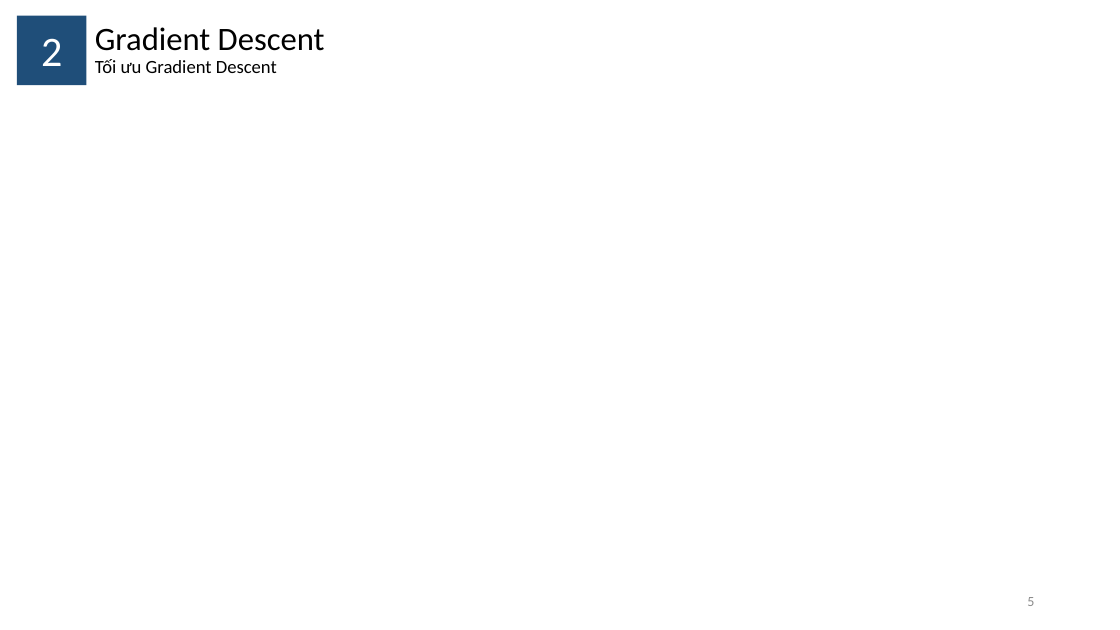
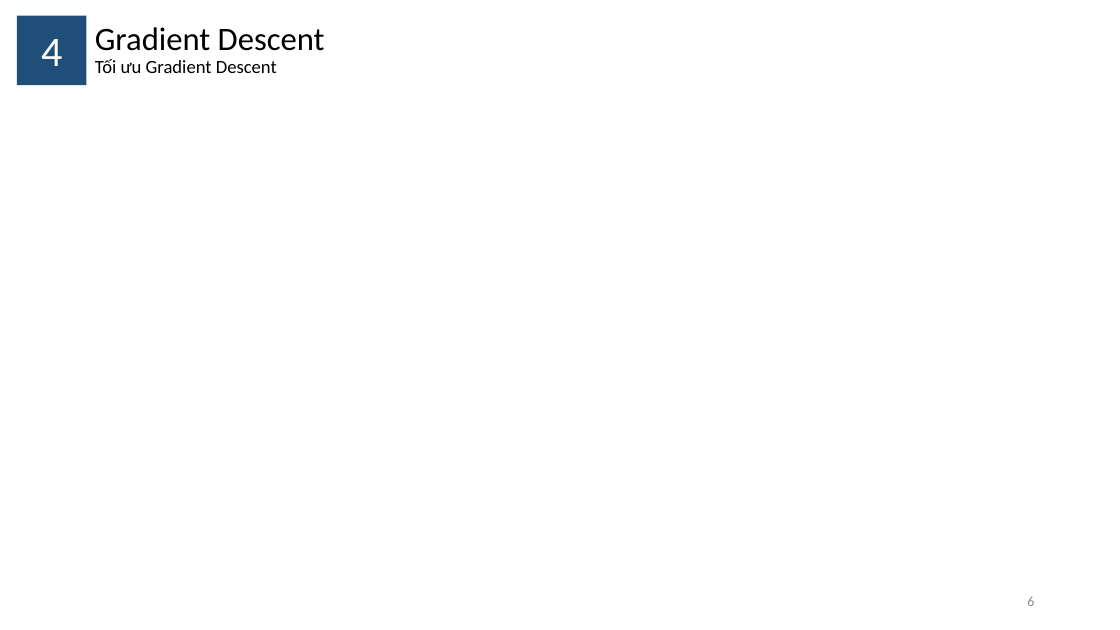
Before and after one commit to thinhngo2106/ML-code, a slide deck: slide 6 of Gradient Descent/Gradient Descent.pptx (slide 5 before the commit). Drawn at 1120x630 pixels with LibreOffice and Linux fonts; fonts in the diff are those of the drawing. Boxes give left, top, right and bottom in pixels: in the first picture for what was removed or moved away, otherwise in the second. Text is boxed around its words. In the diff, an @@ line names an element or a change of style, - is before the commit and + after.

Commit message:
update slide GD

```diff
--- a/Gradient Descent/Gradient Descent.pptx
+++ b/Gradient Descent/Gradient Descent.pptx
@@ text at [41,39,62,66]: text changed @@
-2
+4
```
Also in this commit, not shown: 1 other slide changed.
